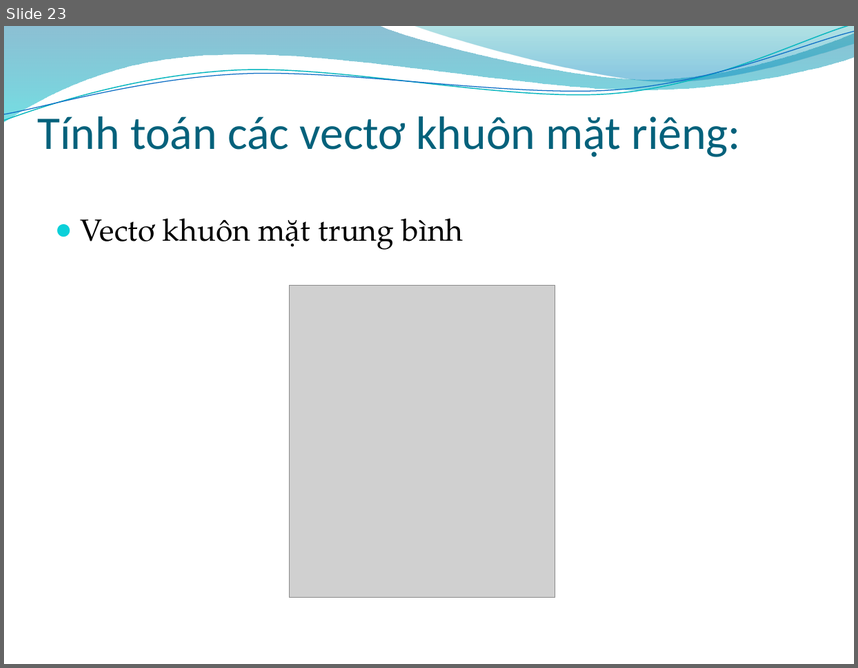
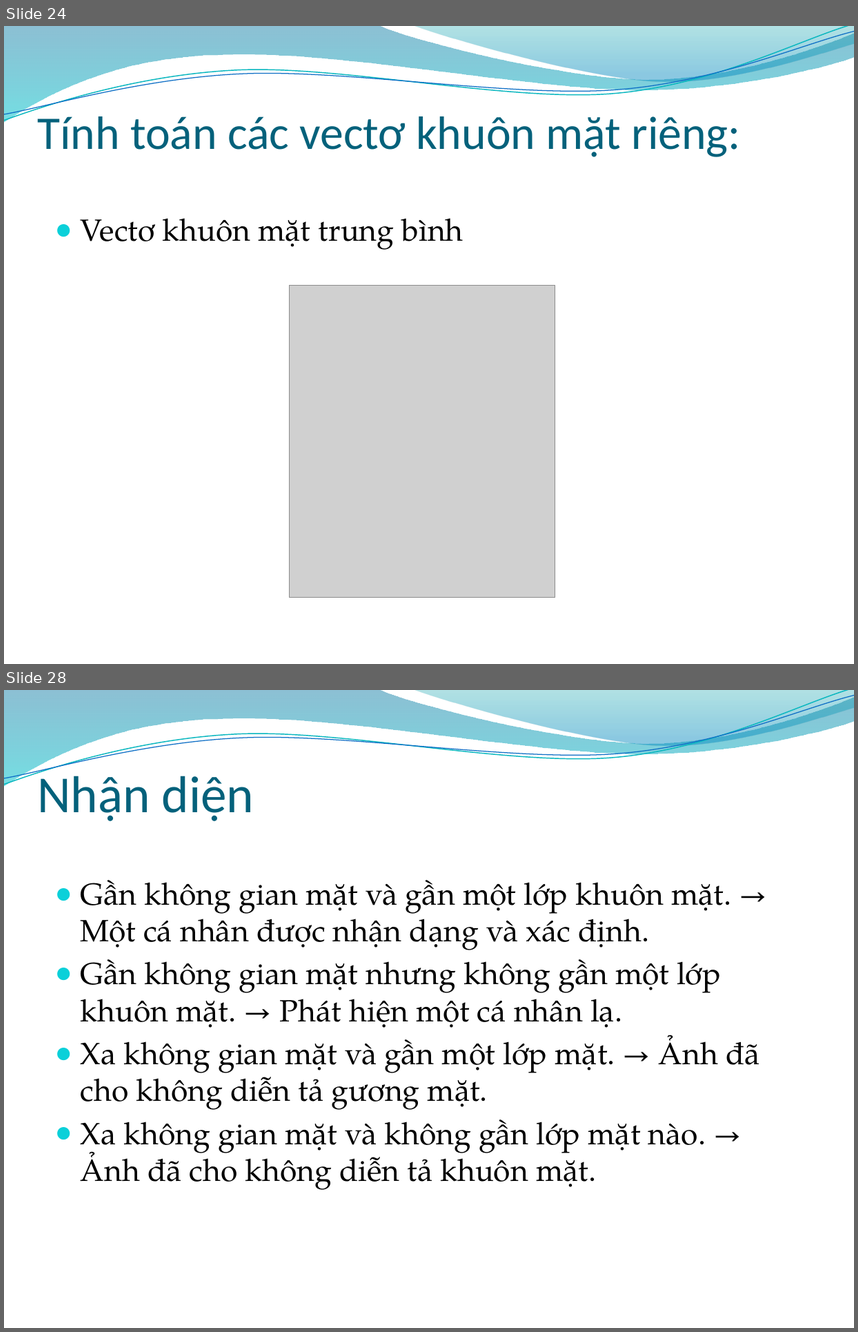
Before and after one commit to phucnh/bk-20102-assignment, a slide deck: Xu li anh/XLA_36_Biometric_Slide.pptx. Shown one above the other, each under a label of ours: slide 23 before the commit, slides 24 and 28 after it; the slides between them are not shown. The pictures are 858x668 and 858x1332 pixels, drawn with LibreOffice and Linux fonts; fonts in the diff are those of the drawing; grey boxes stand for pictures; background and template pictures are left out. Boxes give left, top, right and bottom in pixels: in the first picture for what was removed or moved away, otherwise in the second. Text is boxed around its words. In the diff, an @@ line names an element or a change of style, - is before the commit and + after.

```diff
--- a/Xu li anh/XLA_36_Biometric_Slide.pptx
+++ b/Xu li anh/XLA_36_Biometric_Slide.pptx
@@ slide 28 added at box(4, 690, 854, 1328), background picture (left out); not listed: 4 template elements that a slide beside it also shows @@
@@ title added at box(37, 769, 254, 821), 44 pt, text #04617B @@
+Nhận diện
@@ text added at box(81, 880, 760, 1190), 26 pt, text #000000 @@
+● Gần không gian mặt và gần một lớp khuôn mặt. → Một cá nhân được nhận dạng và xác định.
+● Gần không gian mặt nhưng không gần một lớp khuôn mặt. → Phát hiện một cá nhân lạ.
+● Xa không gian mặt và gần một lớp mặt. → Ảnh đã cho không diễn tả gương mặt.
+● Xa không gian mặt và không gần lớp mặt nào. → Ảnh đã cho không diễn tả khuôn mặt.
@@ what was slide 23 is now slide 24 @@
```
Also in this commit, not shown: 4 slides changed, 2 other slides added, 1 slide removed, 1 other file.
